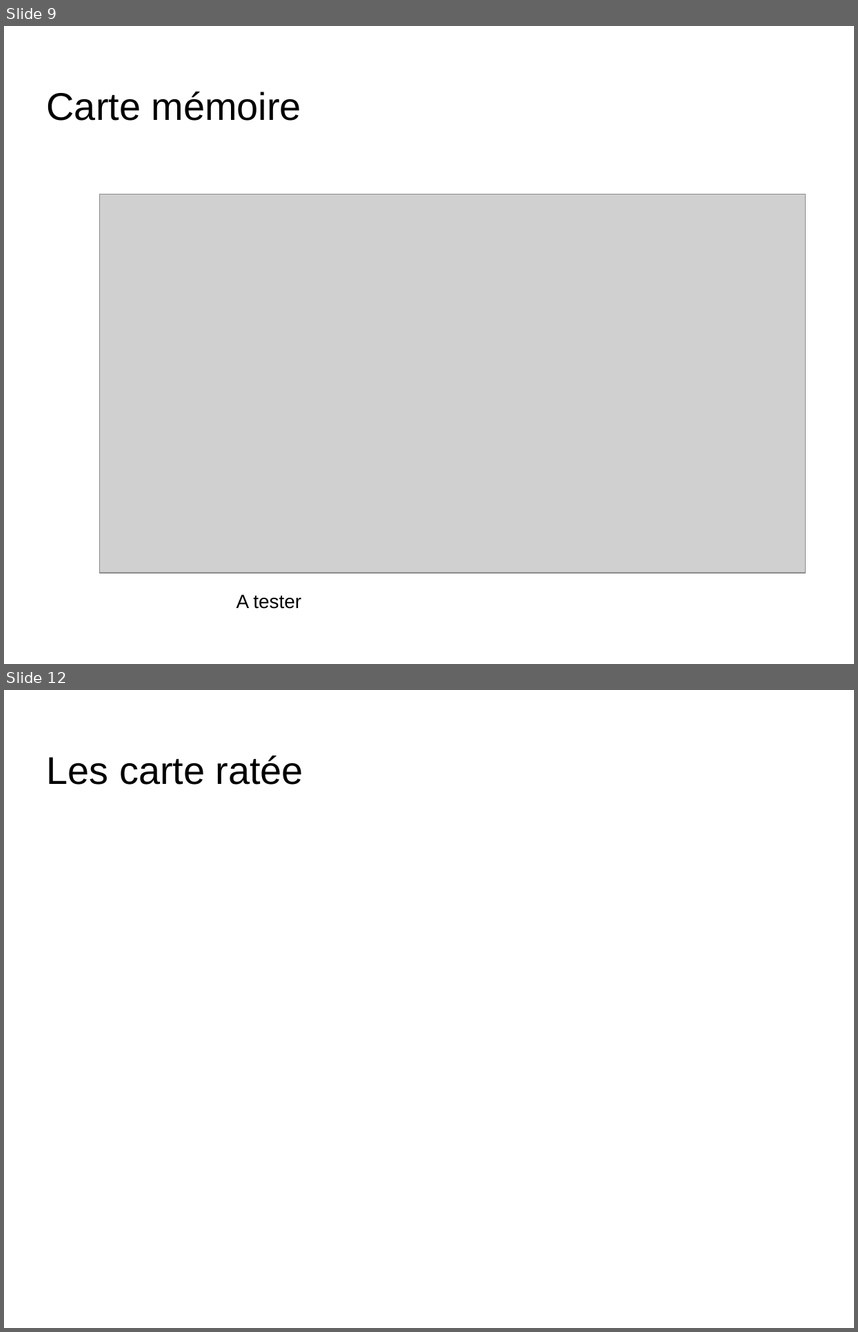
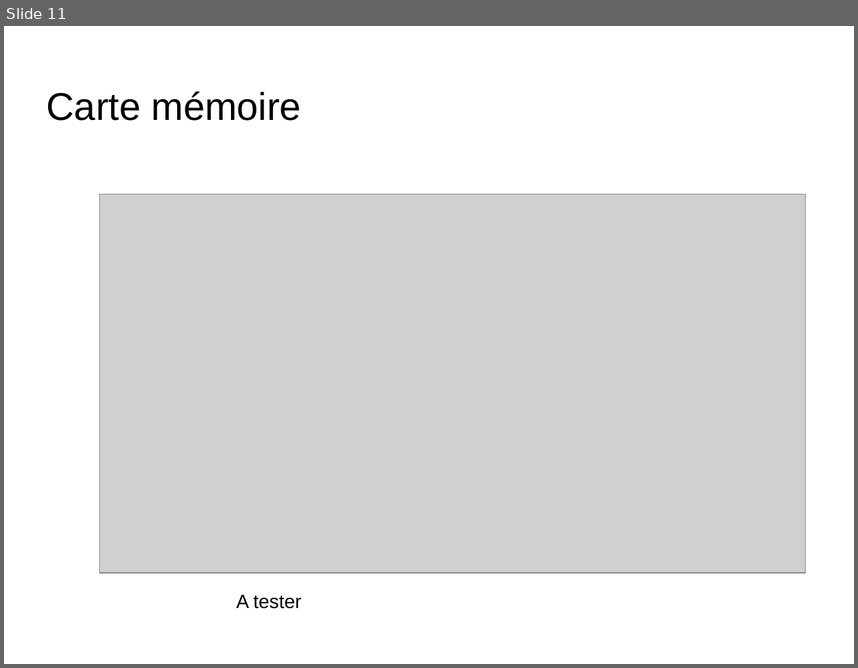
Before and after one commit to ClementM0512/Projet_Ortho, a slide deck: diapo karl Bourgault.odp. Shown one above the other, each under a label of ours: slides 9 and 12 before the commit, slide 11 after it; the slides between them are not shown. The pictures are 858x1332 and 858x668 pixels, drawn with LibreOffice and Linux fonts; fonts in the diff are those of the drawing; grey boxes stand for pictures; background and template pictures are left out. Boxes give left, top, right and bottom in pixels: in the first picture for what was removed or moved away, otherwise in the second. Text is boxed around its words. In the diff, an @@ line names an element or a change of style, - is before the commit and + after.

```diff
--- a/diapo karl Bourgault.odp
+++ b/diapo karl Bourgault.odp
@@ slide 12 removed at (x1=4, y1=690, x2=854, y2=1328), background picture (left out) @@
@@ title removed at (x1=47, y1=756, x2=303, y2=785) @@
-Les carte ratée
@@ what was slide 9 is now slide 11 @@
```
Also in this commit, not shown: 2 slides changed, 6 slides added, 4 other slides removed.
